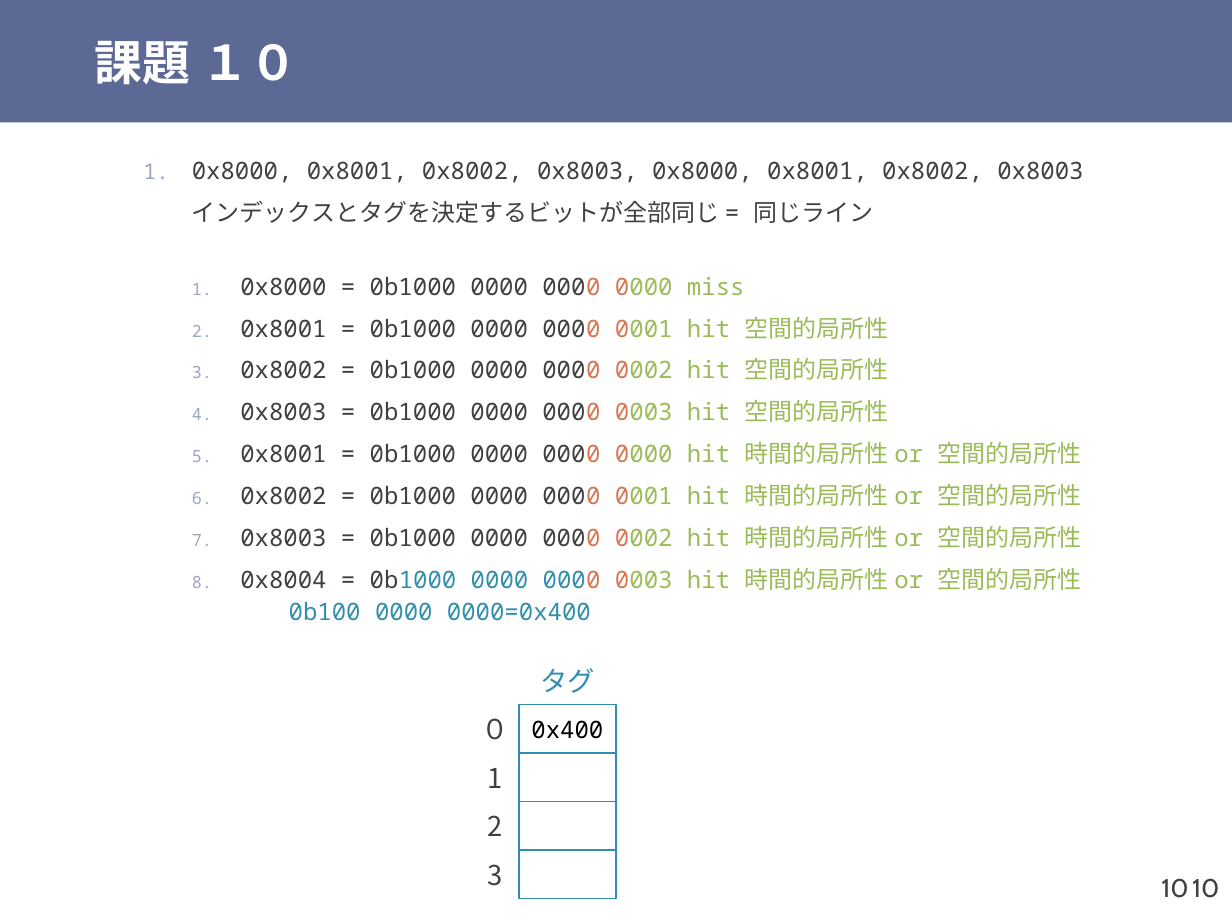
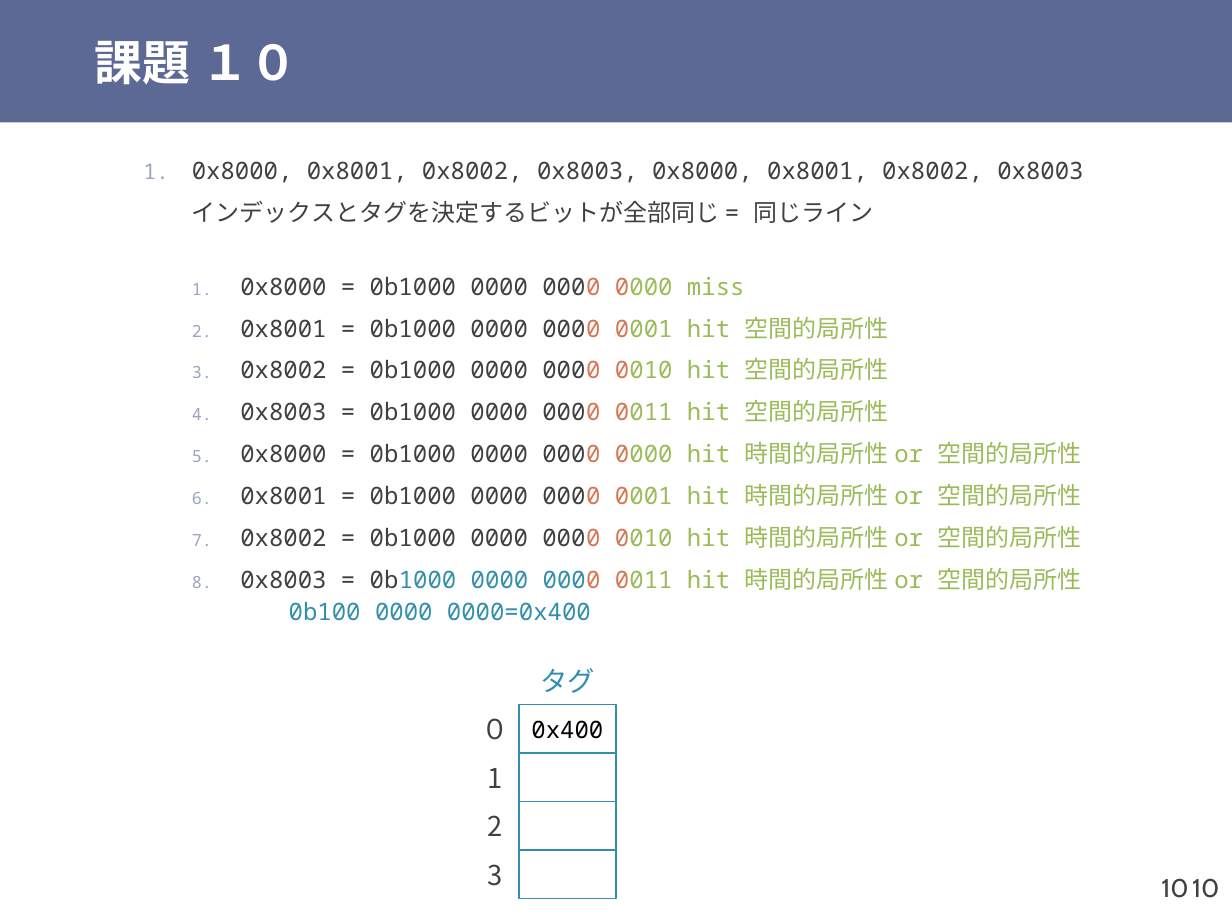
Before and after one commit to shioyadan/otya-computer-architecture-i, a slide deck: slide 10 of cai-shioya-11.pptx. Drawn at 1232x924 pixels with LibreOffice and Linux fonts; fonts in the diff are those of the drawing. Boxes give left, top, right and bottom in pixels: in the first picture for what was removed or moved away, otherwise in the second. Text is boxed around its words. In the diff, an @@ line names an element or a change of style, - is before the commit and + after.

Commit message:
課題と各部を訂正

```diff
--- a/cai-shioya-11.pptx
+++ b/cai-shioya-11.pptx
@@ text at bbox=[240, 358, 1082, 621]: text changed @@
-    3. 0x8002 = 0b1000 0000 0000 0002 hit 空間的局所性
-    4. 0x8003 = 0b1000 0000 0000 0003 hit 空間的局所性
-    5. 0x8001 = 0b1000 0000 0000 0000 hit 時間的局所性 or 空間的局所性
-    6. 0x8002 = 0b1000 0000 0000 0001 hit 時間的局所性 or 空間的局所性
-    7. 0x8003 = 0b1000 0000 0000 0002 hit 時間的局所性 or 空間的局所性
-    8. 0x8004 = 0b1000 0000 0000 0003 hit 時間的局所性 or 空間的局所性
-       0b100 0000 0000=0x400
+    3. 0x8002 = 0b1000 0000 0000 0010 hit 空間的局所性
+    4. 0x8003 = 0b1000 0000 0000 0011 hit 空間的局所性
+    5. 0x8000 = 0b1000 0000 0000 0000 hit 時間的局所性 or 空間的局所性
+    6. 0x8001 = 0b1000 0000 0000 0001 hit 時間的局所性 or 空間的局所性
+    7. 0x8002 = 0b1000 0000 0000 0010 hit 時間的局所性 or 空間的局所性
+    8. 0x8003 = 0b1000 0000 0000 0011 hit 時間的局所性 or 空間的局所性
+       0b100 0000 0000=0x400
```
Also in this commit, not shown: 2 other slides changed, 1 other file.
